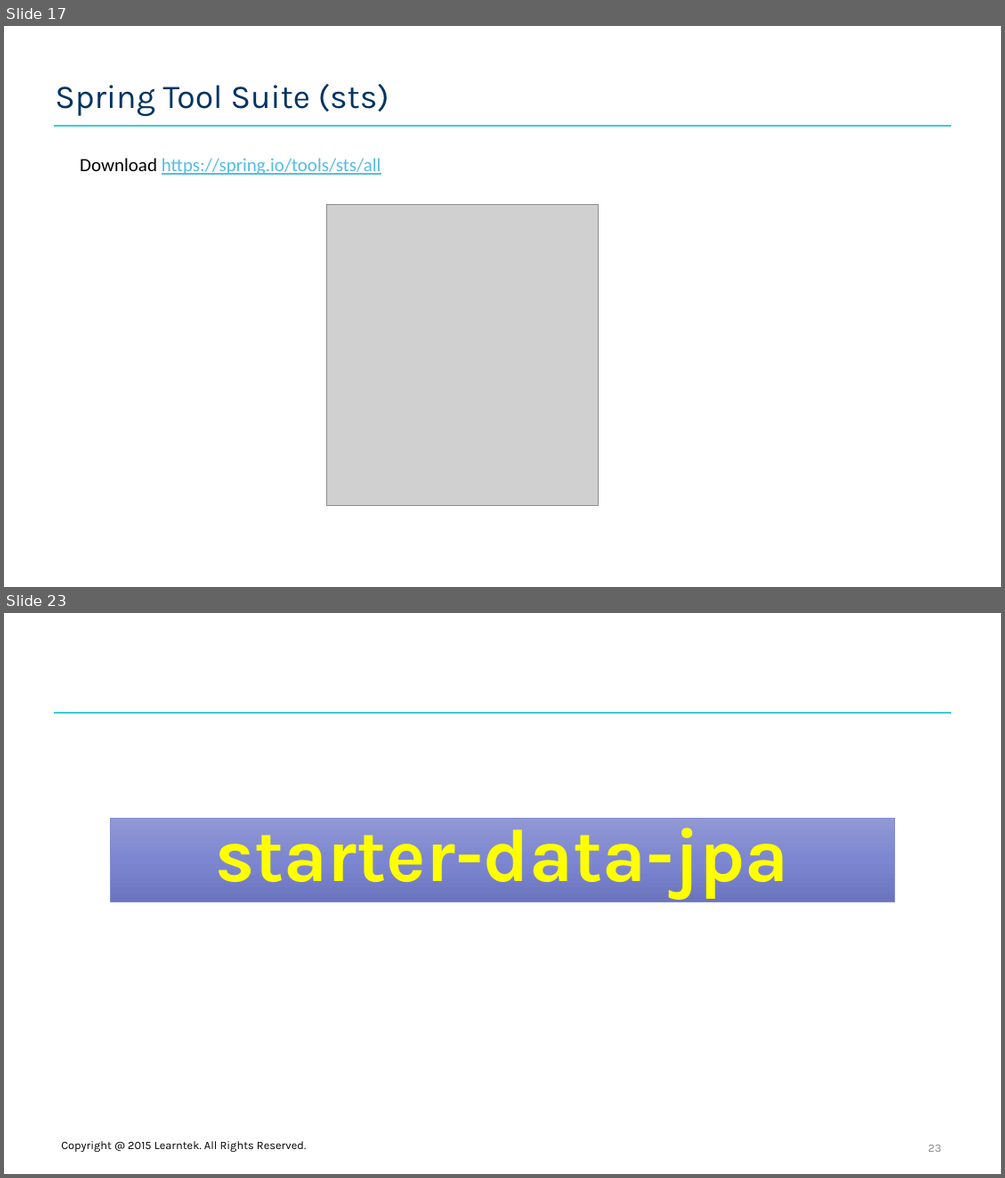
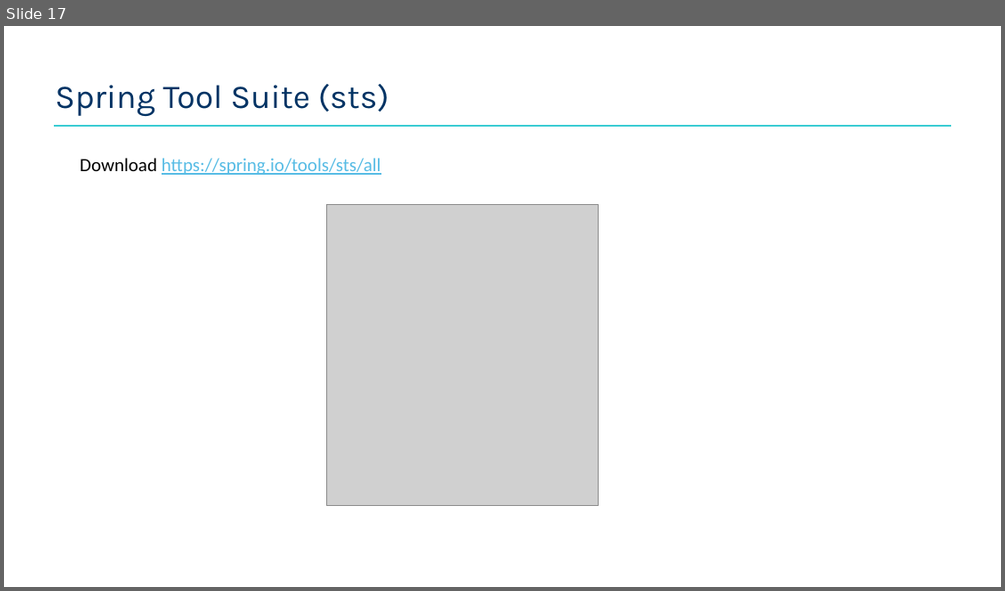
Before and after one commit to santoshkar/SpringBoot, a slide deck: Presentations/Part-1-Spring Boot.pptx. Shown one above the other, each under a label of ours: slides 17 and 23 before the commit, slide 17 after it; the slides between them are not shown. The pictures are 1005x1178 and 1005x591 pixels, drawn with LibreOffice and Linux fonts; fonts in the diff are those of the drawing; grey boxes stand for pictures; background and template pictures are left out. Boxes give left, top, right and bottom in pixels: in the first picture for what was removed or moved away, otherwise in the second. Text is boxed around its words. In the diff, an @@ line names an element or a change of style, - is before the commit and + after.

```diff
--- a/Presentations/Part-1-Spring Boot.pptx
+++ b/Presentations/Part-1-Spring Boot.pptx
@@ slide 23 removed at bbox=[4, 613, 1001, 1174], background #FFFFFF; not listed: 1 template element that a slide beside it also shows @@
@@ title removed at bbox=[110, 818, 895, 901] @@
-starter-data-jpa
@@ text removed at bbox=[61, 1141, 306, 1151] @@
-Copyright @ 2015 Learntek. All Rights Reserved.
@@ page number removed at bbox=[928, 1144, 941, 1151] @@
-23
```
Also in this commit, not shown: 32 other slides removed, 11 other files.
